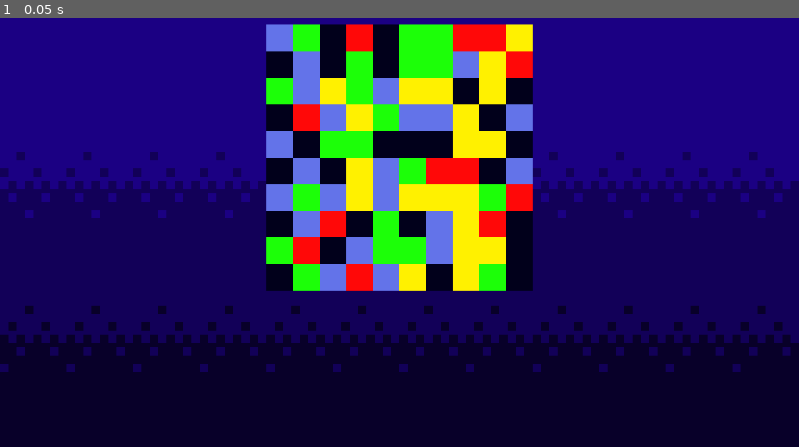
Above: before the commit, frame 1.
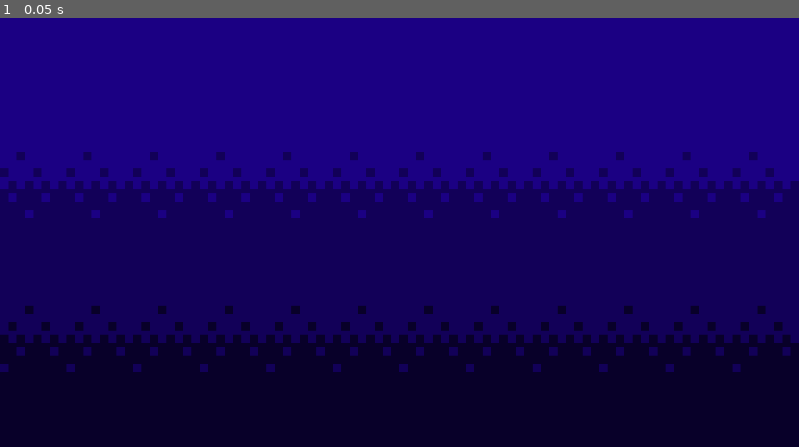
Above: after the commit, the same moment.

Repository: owewhe23/ProjectPop
Game: Godot game, scene res://Main.tscn
The game is run twice, just before and just after one commit, with the same random seed, the same clock (stepped at 60 frames per second) and the same inputs.
Inputs:
- Up to frame 1 (0.05 s): no input

The runs differ from the first frame. In frame 1, 21% of the frame differs, in the area x 33-67%, y 1-64%.
Error after the commit: Parse Error: The identifier "i" isn't declared in the current scope. (res://grid.gd:42)

Commit message:
Update grid.gd

Diff:
--- a/ProjectPop/grid.gd
+++ b/ProjectPop/grid.gd
@@ -37,6 +37,13 @@
 			var berry = possible_berries[rand].instance()
 			add_child(berry)
 			berry.position = grid_to_pixel(i, j)
+			all_berries[i][j] = berry
+func match_at(column, row, colour):
+	if i > 1:
+		if all_berries[i - 1][j] != null && all_berries[i - 2][j] != null:
+			pass
+		pass
+	pass
 
 func grid_to_pixel(column, row):
 	var new_x = x_start + offset * column
